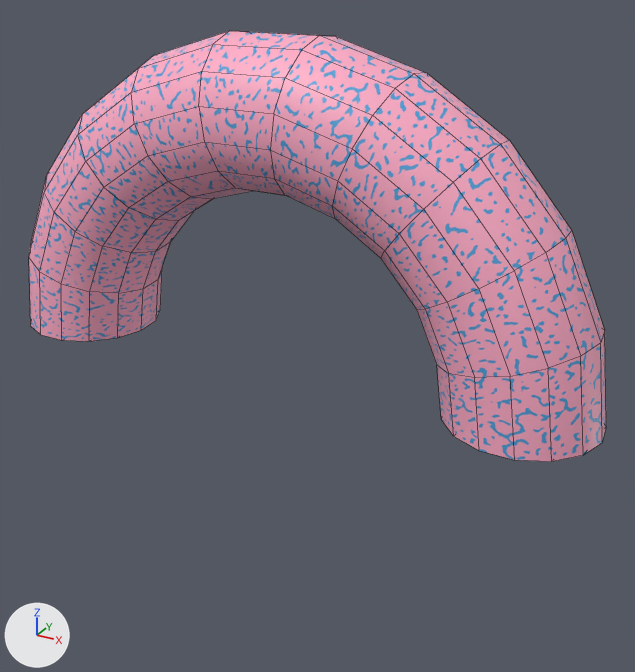
The FBX model Assets/Mesh/M_arche_04.fbx: old version first, new version second.
Rendered twice from a camera (50 mm lens) standing at (3.14, -4.98, 2.77) and looking at (0.24, 0.3, 0.13). Arrows for +X, +Y and +Z are at lower left; the lights stay in place. Mesh edges are drawn as thin lines. Where no turn or scale is listed for an object, it has been applied to the vertices.
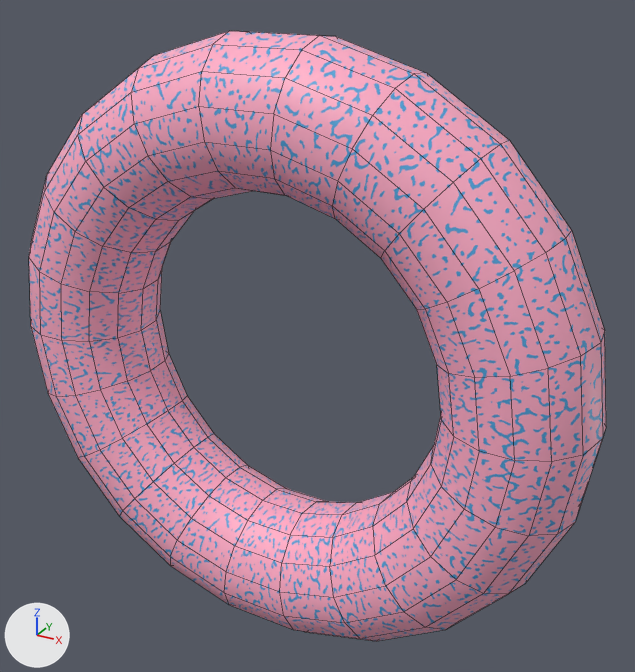
The newer file is also turned or shifted as a whole; pictures and numbers use the older file's frame.

Where the change shows, as pixel boxes [x1, y1, x2, y2] in the pictures (635 x 672 px):
'Plane.004', reshaped (41% taller): before [29, 31, 606, 462]; after [29, 31, 606, 641]
part 1 of me_plane_013, built on: before [581, 331, 606, 455]; after [31, 312, 606, 641]

Diff of the bpy script that builds the scene:
```diff
--- a/Assets/Mesh/M_arche_04.fbx.py
+++ b/Assets/Mesh/M_arche_04.fbx.py
@@ me_plane_013 @@
 # used by ob_plane_004; location = (0.0, 0.0, 0.0)
-me_plane_013.from_pydata(...)  # 180 vertices, 179 faces; spans x -2.3..2.4, y -0.41..0.64, z -0.04..2.29
+me_plane_013.from_pydata(...)  # 330 vertices, 330 faces; spans x -2.3..2.4, y -0.41..0.64, z -2.34..2.29
+# me_plane_013 part 1
+# 1 vertex is removed from x 2.4, y 0.05, z -0.04
+# 16 faces are deleted
+# 151 vertices are added at x -2.2..2.4, y -0.41..0.64, z -2.34..-0.01
+# 167 new faces join them
 me_plane_013.materials.append(mat_motif_01)
```
